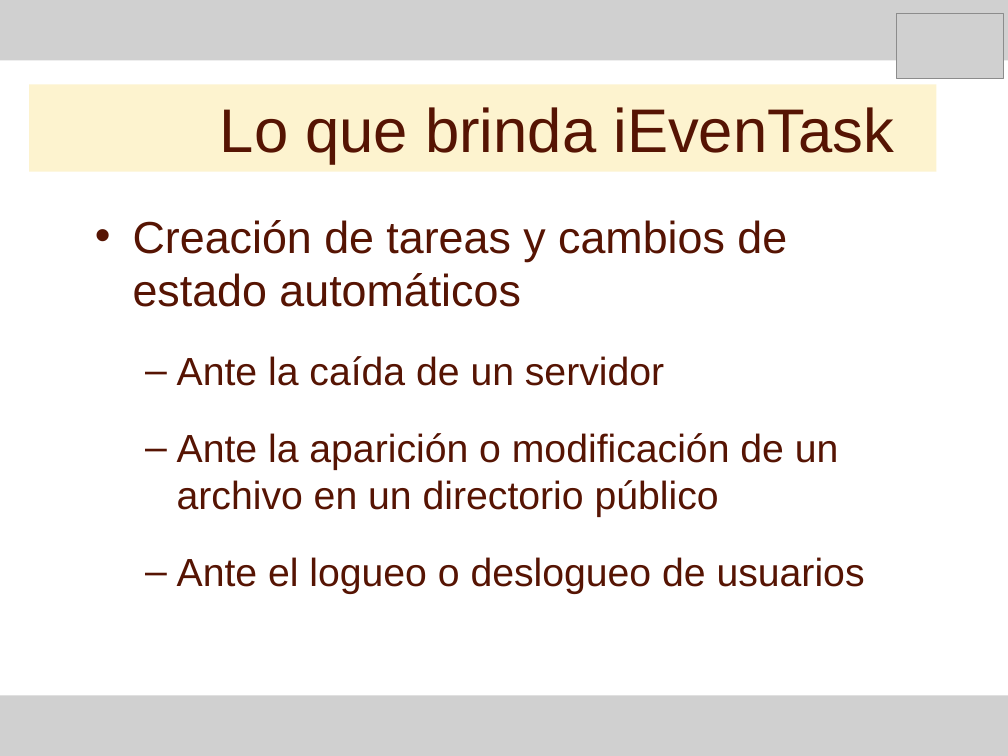
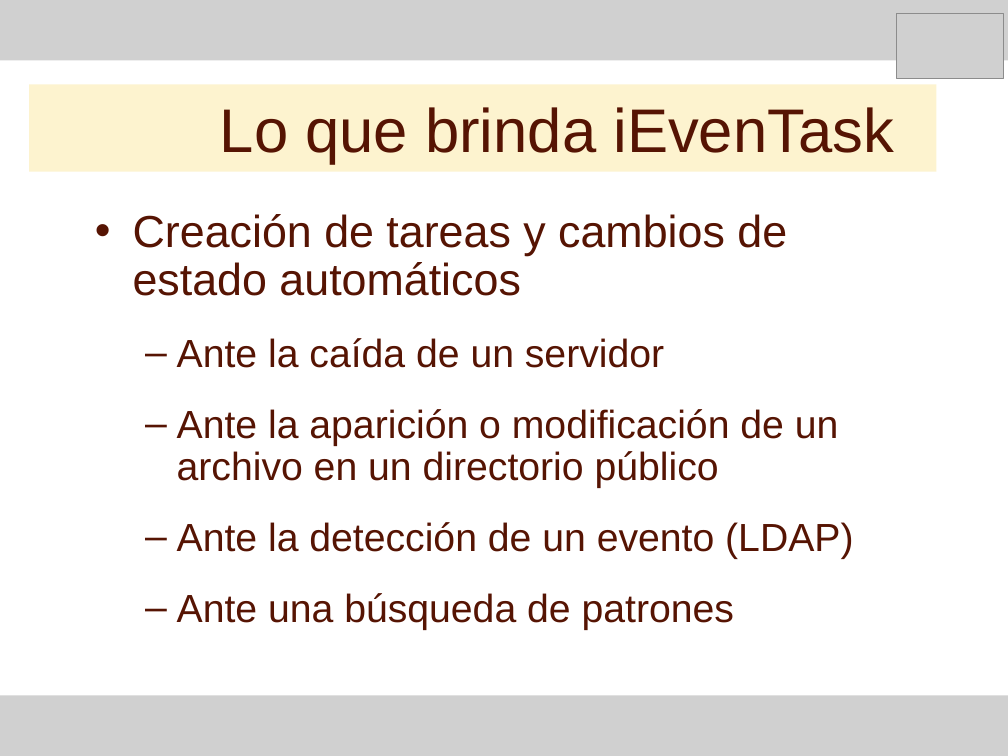
Before and after one commit to Letractively/proyunlam, a slide deck: slide 17 of Documentacion/97 - Exposicion/Presentacion producto_slides.ppt. Drawn at 1008x756 pixels with LibreOffice and Linux fonts; fonts in the diff are those of the drawing; grey boxes stand for pictures. Boxes give left, top, right and bottom in pixels: in the first picture for what was removed or moved away, otherwise in the second. Text is boxed around its words. In the diff, an @@ line names an element or a change of style, - is before the commit and + after.

```diff
--- a/Documentacion/97 - Exposicion/Presentacion producto_slides.ppt
+++ b/Documentacion/97 - Exposicion/Presentacion producto_slides.ppt
@@ text at (133,214,839,488): line spacing 1 to 0.9 @@
@@ text at (177,522,853,630): text changed @@
-  – Ante el logueo o deslogueo de usuarios
+  – Ante la detección de un evento (LDAP)
+  – Ante una búsqueda de patrones
```
Also in this commit, not shown: 1 other slide changed.
